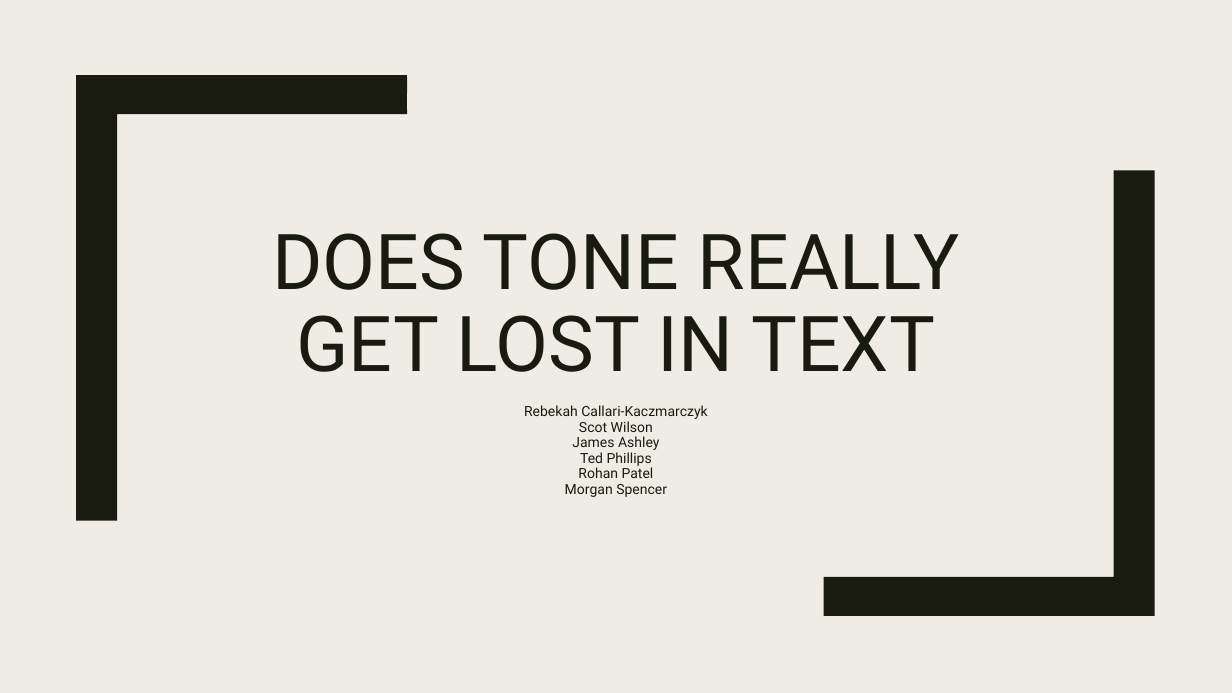
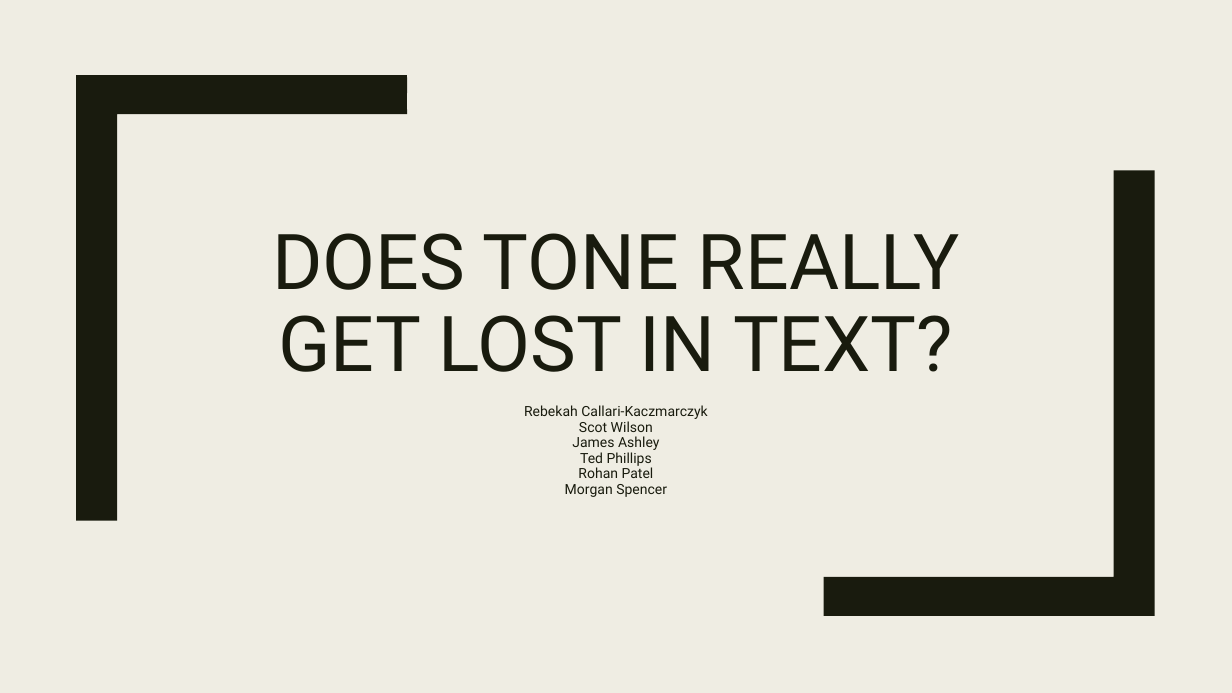
Before and after one commit to James-Ashley/sentiment_analysis, a slide deck: slide 1 of Group_project_deck.pptx. Drawn at 1232x693 pixels with LibreOffice and Linux fonts; fonts in the diff are those of the drawing; background and template pictures are left out. Boxes give left, top, right and bottom in pixels: in the first picture for what was removed or moved away, otherwise in the second. Text is boxed around its words. In the diff, an @@ line names an element or a change of style, - is before the commit and + after.

```diff
--- a/Group_project_deck.pptx
+++ b/Group_project_deck.pptx
@@ title at (x1=272, y1=233, x2=960, y2=372): text changed @@
-DOES TONE REALLY GET LOST IN TEXT
+DOES TONE REALLY GET LOST IN TEXT?
```
Also in this commit, not shown: 7 other slides changed, 2 slides added, 1 slide removed.
